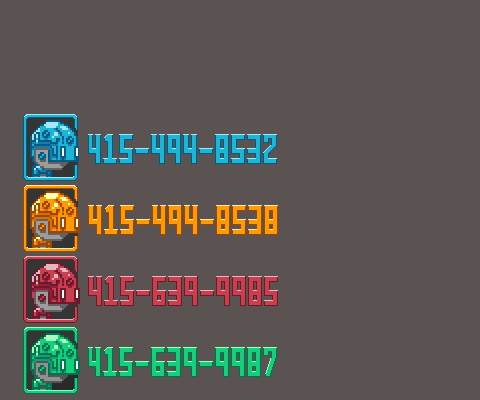
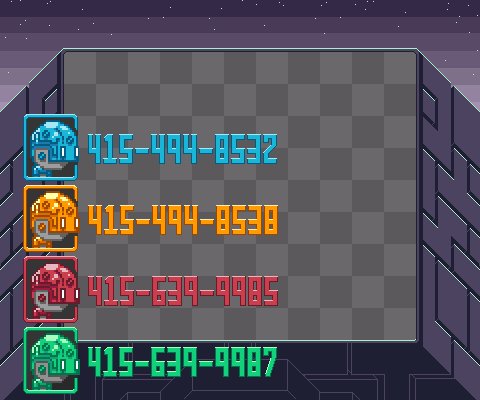
Layers edited between the first and the second (480, 400) image:
removed layer "Layer 16" over [21, 112, 294, 400]
removed layer "Layer 10" over [0, 0, 480, 400]
added layer "Layer 1" above "Background" over [23, 80, 456, 394]
added layer "Background" over [0, 0, 480, 400]
